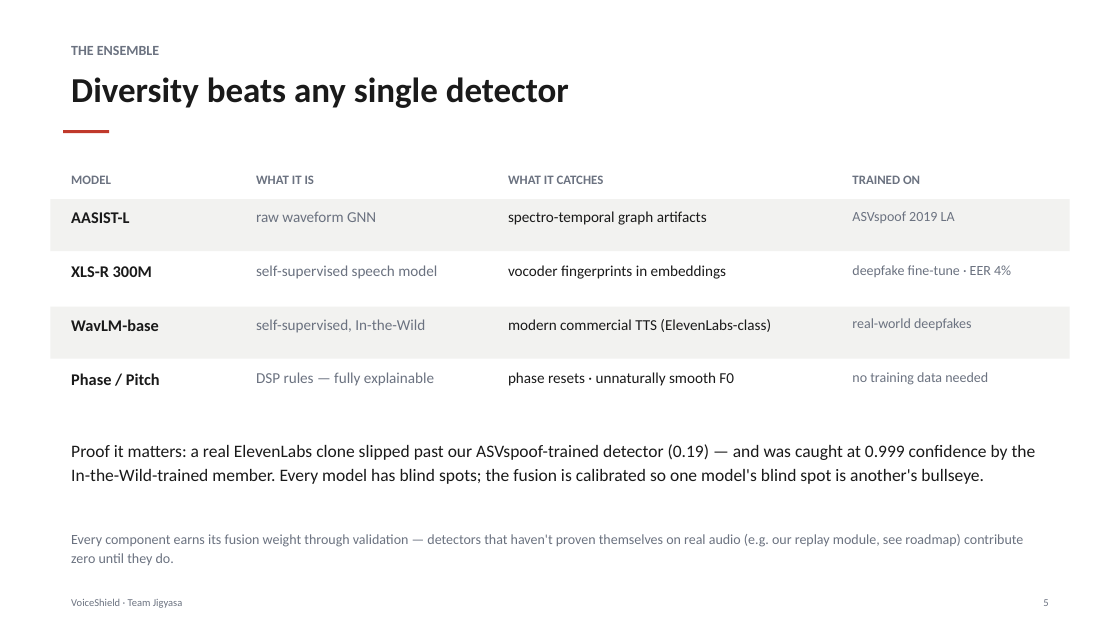
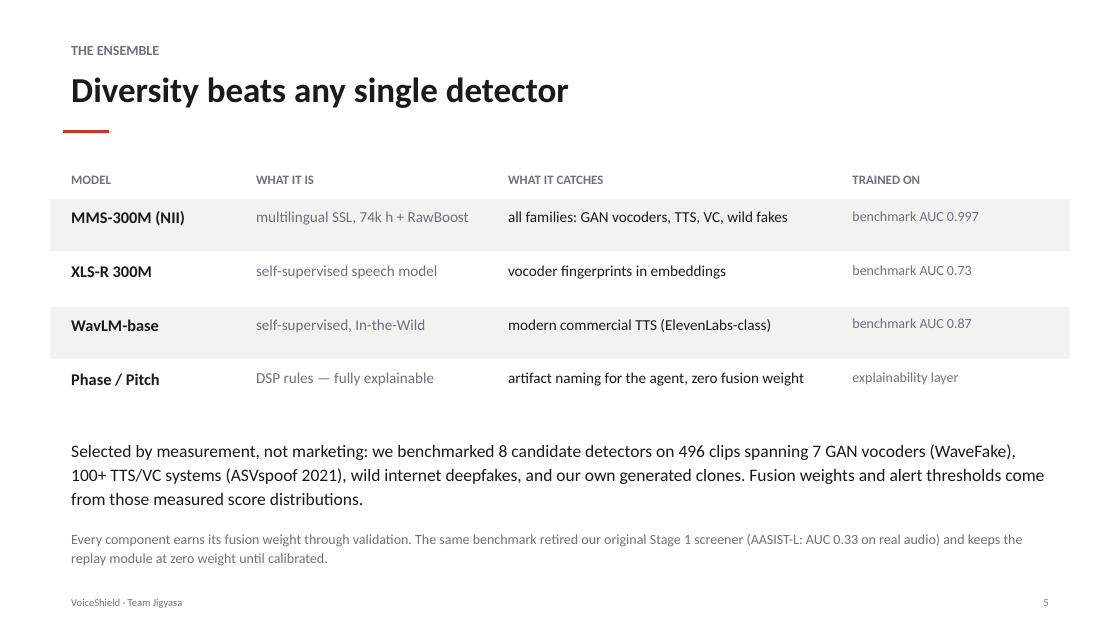
Before and after one commit to serqeta/Jigyasa, a slide deck: slide 5 of docs/presentation/VoiceShield_Jigyasa_UCOPSB.pptx. Drawn at 1120x630 pixels with LibreOffice and Linux fonts; fonts in the diff are those of the drawing. Boxes give left, top, right and bottom in pixels: in the first picture for what was removed or moved away, otherwise in the second. Text is boxed around its words. In the diff, an @@ line names an element or a change of style, - is before the commit and + after.

```diff
--- a/docs/presentation/VoiceShield_Jigyasa_UCOPSB.pptx
+++ b/docs/presentation/VoiceShield_Jigyasa_UCOPSB.pptx
@@ text at [71, 211, 185, 226]: text changed @@
-AASIST-L
+MMS-300M (NII)
@@ text at [256, 211, 469, 225]: text changed @@
-raw waveform GNN
+multilingual SSL, 74k h + RawBoost
@@ text at [508, 211, 787, 224]: text changed @@
-spectro-temporal graph artifacts
+all families: GAN vocoders, TTS, VC, wild fakes
@@ text at [852, 211, 979, 221]: text changed @@
-ASVspoof 2019 LA
+benchmark AUC 0.997
@@ text at [852, 265, 972, 275]: text changed @@
-deepfake fine-tune · EER 4%
+benchmark AUC 0.73
@@ text at [852, 318, 972, 328]: text changed @@
-real-world deepfakes
+benchmark AUC 0.87
@@ text at [508, 372, 804, 386]: text changed @@
-phase resets · unnaturally smooth F0
+artifact naming for the agent, zero fusion weight
@@ text at [852, 372, 959, 384]: text changed @@
-no training data needed
+explainability layer
@@ text at [71, 444, 1044, 505]: text changed @@
-Proof it matters: a real ElevenLabs clone slipped past our ASVspoof-trained detector (0.19) — and was caught at 0.999 confidence by the In-the-Wild-trained member. Every model has blind spots; the fusion is calibrated so one model's blind spot is another's bullseye.
+Selected by measurement, not marketing: we benchmarked 8 candidate detectors on 496 clips spanning 7 GAN vocoders (WaveFake), 100+ TTS/VC systems (ASVspoof 2021), wild internet deepfakes, and our own generated clones. Fusion weights and alert thresholds come from those measured score distributions.
@@ text at [71, 534, 1023, 566]: text changed @@
-Every component earns its fusion weight through validation — detectors that haven't proven themselves on real audio (e.g. our replay module, see roadmap) contribute zero until they do.
+Every component earns its fusion weight through validation. The same benchmark retired our original Stage 1 screener (AASIST-L: AUC 0.33 on real audio) and keeps the replay module at zero weight until calibrated.
```
Also in this commit, not shown: 1 other slide changed, 24 other files.
